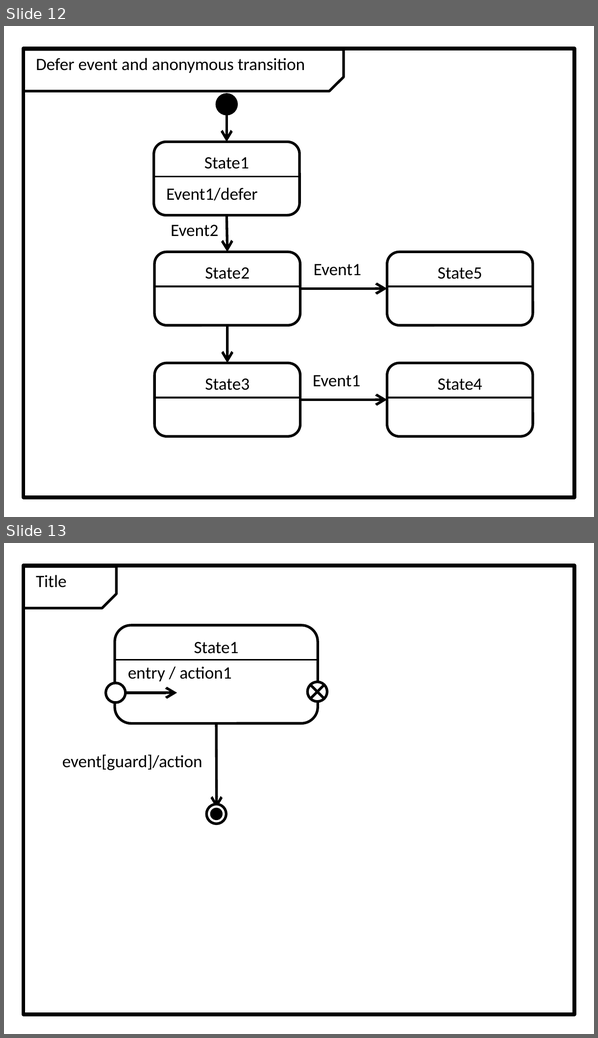
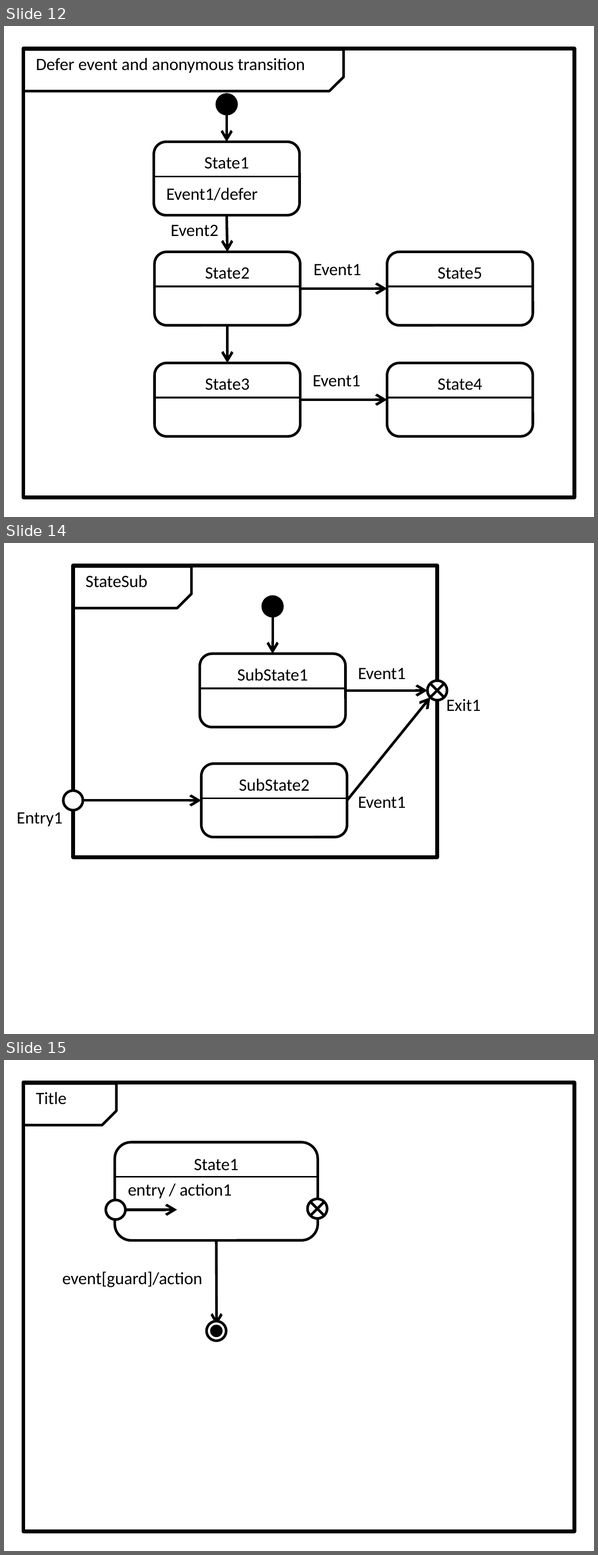
Before and after one commit to redboltz/cpp_sample, a slide deck: boost_training/msm/fig.pptx. Shown one above the other, each under a label of ours: slides 12 and 13 before the commit, slides 12, 14 and 15 after it; the slides between them are not shown. The pictures are 598x1038 and 598x1555 pixels, drawn with LibreOffice and Linux fonts; fonts in the diff are those of the drawing. Boxes give left, top, right and bottom in pixels: in the first picture for what was removed or moved away, otherwise in the second. Text is boxed around its words. In the diff, an @@ line names an element or a change of style, - is before the commit and + after.

Commit message:
Added sumbachine state model.

```diff
--- a/boost_training/msm/fig.pptx
+++ b/boost_training/msm/fig.pptx
@@ slide 14 added at (4,543,594,1034), background #FFFFFF @@
@@ rectangle added at (73,566,437,857), outline #000000 2.25 pt @@
@@ snip rect added at (73,567,191,608), outline #000000 1.5 pt @@
@@ text added at (85,575,147,588), 10 pt, text #000000 @@
+StateSub
@@ ellipse added at (262,596,282,617), fill #000000, outline #000000 1.5 pt @@
@@ arrow added from (272, 617) to (272, 654), #000000 1.5 pt @@
@@ rounded rectangle added at (200,654,346,728), outline #000000 1.5 pt, 10 pt, text #000000 @@
+SubState1
@@ text added at (358,668,405,680), 10 pt, text #000000 @@
+Event1
@@ line added from (200, 689) to (345, 689), #000000 1 pt @@
@@ ellipse added at (427,680,447,700), fill #FFFFFF, outline #000000 1.5 pt @@
@@ line added from (429, 684) to (445, 698), #000000 1.5 pt @@
@@ line added from (445, 684) to (429, 698), #000000 1.5 pt @@
@@ arrow added from (346, 690) to (427, 690), #000000 1.5 pt @@
@@ arrow added from (347, 800) to (429, 698), #000000 1.5 pt @@
@@ text added at (446,699,481,712), 10 pt, text #000000 @@
+Exit1
@@ rounded rectangle added at (201,764,347,837), outline #000000 1.5 pt, 10 pt, text #000000 @@
+SubState2
@@ ellipse added at (63,791,82,811), fill #FFFFFF, outline #000000 1.5 pt @@
@@ arrow added from (82, 800) to (201, 800), #000000 1.5 pt @@
@@ line added from (202, 799) to (346, 799), #000000 1 pt @@
@@ text added at (358,797,405,809), 10 pt, text #000000 @@
+Event1
@@ text added at (17,813,62,827), 10 pt, text #000000 @@
+Entry1
@@ what was slide 13 is now slide 15 @@
```
Also in this commit, not shown: 1 other slide added.
